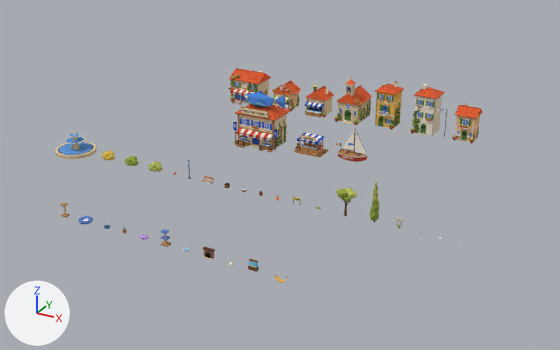
One commit to the Blender file art/blockouts/italian_town/italian_town_houses.blend: the scene before it, then after it.
Camera for both pictures: a camera (50 mm lens) standing at (73.3, -168.2, 64.3) and looking at (1.9, -38.4, -0.6). The lights are fixed; the arrows at lower left show +X, +Y and +Z. The picture after the commit comes second.

Before the edit, the objects in view are built like this:
```python
ob_bush_green = bpy.data.objects.new('bush_green', me_bush_green)
ob_bush_green.location = (-27.7, -50.0, 0.0)
ob_bush_lime = bpy.data.objects.new('bush_lime', me_bush_lime)
ob_bush_lime.location = (-21.4, -50.0, 0.0)
ob_bush_yellow = bpy.data.objects.new('bush_yellow', me_bush_yellow)
ob_bush_yellow.location = (-34.0, -50.0, 0.0)
ob_chapel = bpy.data.objects.new('chapel', me_chapel)
ob_chapel.location = (1.6, 0.0, 0.0)
ob_fountain = bpy.data.objects.new('fountain', me_fountain)
ob_fountain.location = (-43.1, -50.0, 0.0)
ob_park_bench = bpy.data.objects.new('park_bench', me_park_bench)
ob_park_bench.location = (-8.3, -50.0, 0.0)
ob_prop_crate = bpy.data.objects.new('prop_crate', me_prop_crate)
ob_prop_crate.location = (-3.7, -50.0, 0.0)
ob_road_barrier = bpy.data.objects.new('road_barrier', me_road_barrier)
ob_road_barrier.location = (11.9, -50.0, 0.0)
ob_tree_round = bpy.data.objects.new('tree_round', me_tree_round)
ob_tree_round.location = (22.1, -50.0, 0.0)
# also in view: 'gil_stall' at (2.5, -25.0, 2.1); 'townhouse_yellow' at (10.6, -0.5, 5.4); 'gelateria' at (-17.1, -0.4, 3.2); 'townhouse_small' at (30.0, -0.4, 4.0); 'trattoria' at (-28.1, -0.9, 4.0)
```
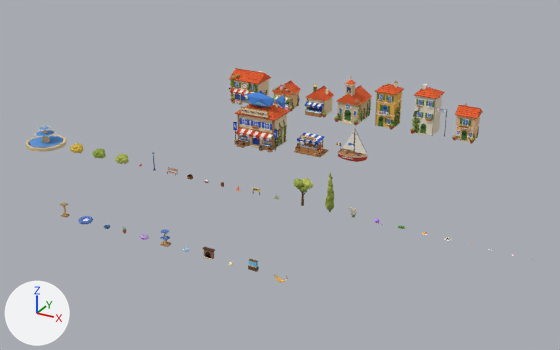
What differs and where, as boxes [x1, y1, x2, y2] in the pictures (560 x 350 px):
```json
{"object": "fountain", "change": "moved", "before": [55, 133, 97, 159], "after": [25, 126, 67, 152]}
{"object": "tree_round", "change": "moved", "before": [336, 187, 357, 216], "after": [293, 178, 313, 206]}
{"object": "tree_poplar", "change": "moved", "before": [370, 183, 379, 223], "after": [325, 173, 334, 212]}
{"object": "bush_lime", "change": "moved", "before": [148, 161, 163, 172], "after": [115, 154, 129, 164]}
{"object": "bush_green", "change": "moved", "before": [125, 156, 138, 166], "after": [92, 148, 106, 158]}
{"object": "bush_yellow", "change": "moved", "before": [101, 151, 115, 161], "after": [70, 143, 83, 153]}
{"object": "park_bench", "change": "moved", "before": [202, 176, 214, 184], "after": [166, 167, 178, 176]}
{"object": "pampas", "change": "moved", "before": [395, 217, 403, 229], "after": [349, 207, 357, 218]}
{"object": "prop_crate", "change": "moved", "before": [224, 183, 230, 188], "after": [187, 174, 193, 180]}
{"object": "road_barrier", "change": "moved", "before": [293, 196, 301, 205], "after": [253, 187, 260, 195]}
```

The change, as JSON lines over the scene's bpy script:
```json
{"op": "set", "path": "ob_fountain.location", "old": "(-43.1, -50.0, 0.0)", "new": "(-52.0, -50.0, 0.0)"}
{"op": "set", "path": "ob_bush_yellow.location", "old": "(-34.0, -50.0, 0.0)", "new": "(-42.9, -50.0, 0.0)"}
{"op": "set", "path": "ob_bush_green.location", "old": "(-27.7, -50.0, 0.0)", "new": "(-36.6, -50.0, 0.0)"}
{"op": "set", "path": "ob_bush_lime.location", "old": "(-21.4, -50.0, 0.0)", "new": "(-30.2, -50.0, 0.0)"}
{"op": "set", "path": "ob_park_bench.location", "old": "(-8.3, -50.0, 0.0)", "new": "(-17.2, -50.0, 0.0)"}
{"op": "set", "path": "ob_prop_crate.location", "old": "(-3.7, -50.0, 0.0)", "new": "(-12.6, -50.0, 0.0)"}
{"op": "set", "path": "ob_road_barrier.location", "old": "(11.9, -50.0, 0.0)", "new": "(3.1, -50.0, 0.0)"}
{"op": "set", "path": "ob_tree_round.location", "old": "(22.1, -50.0, 0.0)", "new": "(13.2, -50.0, 0.0)"}
{"op": "set", "path": "ob_tree_poplar.location", "old": "(27.8, -50.0, 0.0)", "new": "(18.9, -50.0, 0.0)"}
{"op": "set", "path": "ob_pampas.location", "old": "(32.5, -50.0, 0.0)", "new": "(23.6, -50.0, 0.0)"}
```
